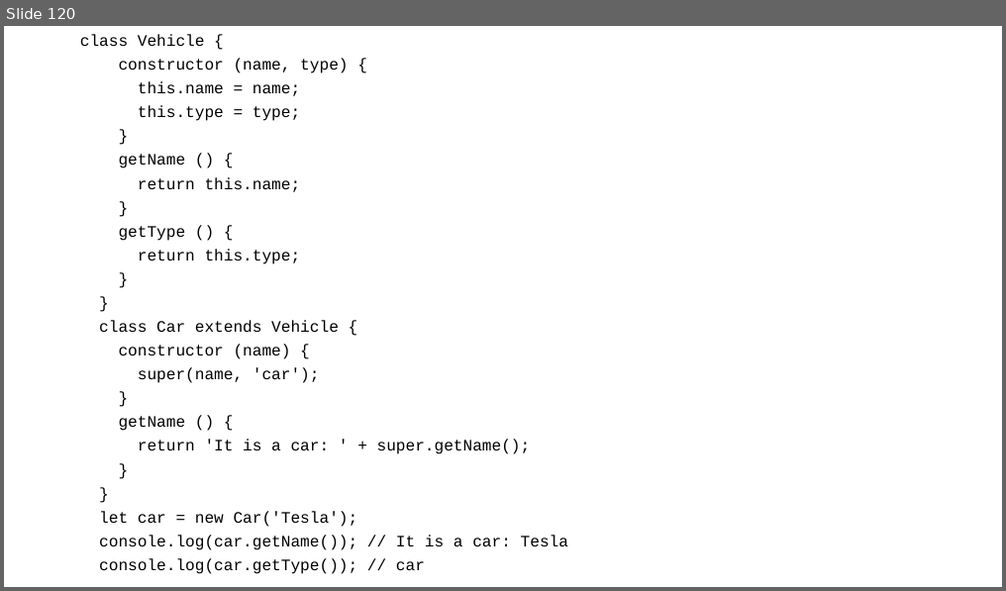
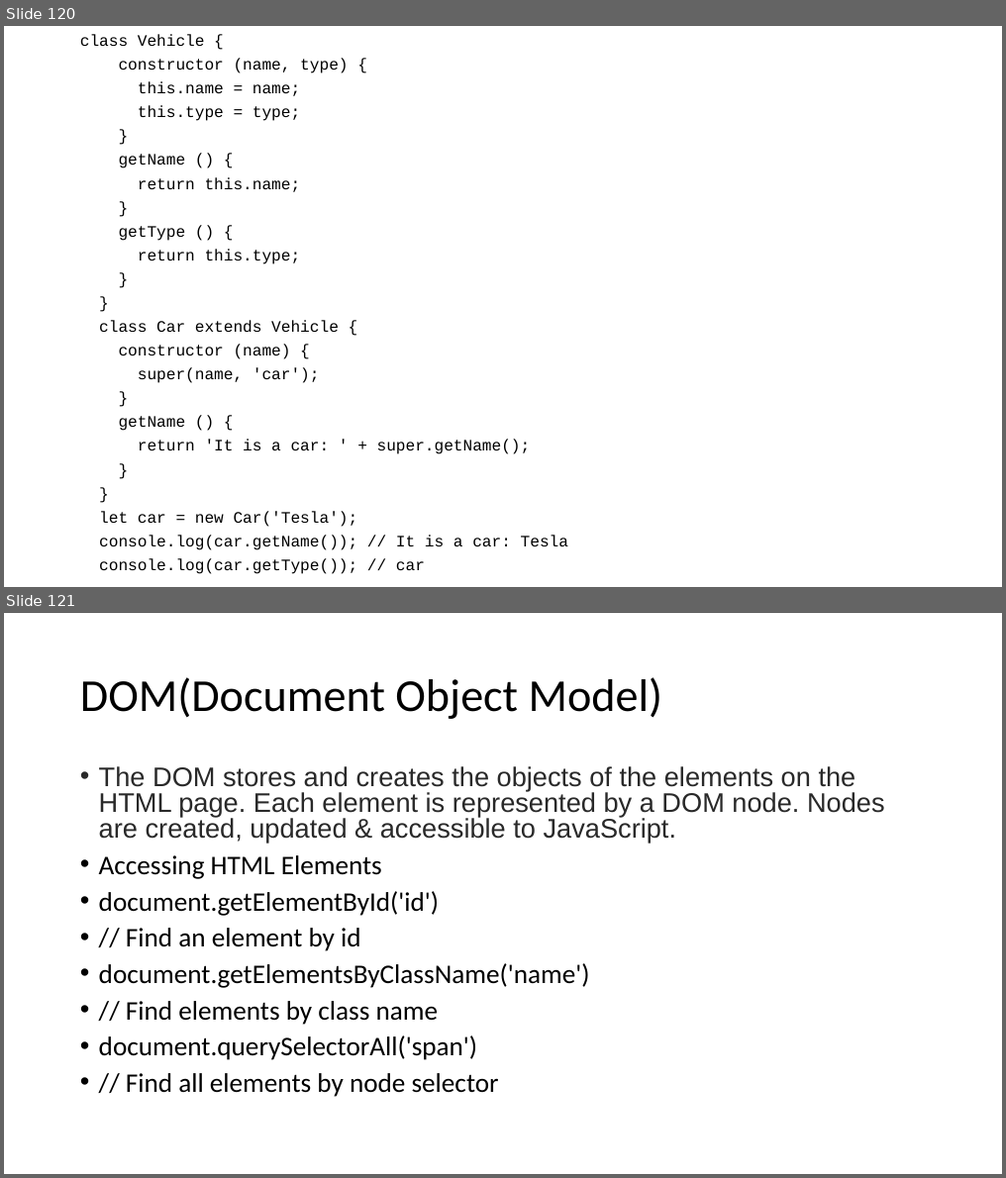
Before and after one commit to smishra1000/full_stack_react_node, a slide deck: frontend/notes.pptx. Shown one above the other, each under a label of ours: slide 120 before the commit, slides 120 and 121 after it. The pictures are 1006x591 and 1006x1178 pixels, drawn with LibreOffice and Linux fonts; fonts in the diff are those of the drawing. Boxes give left, top, right and bottom in pixels: in the first picture for what was removed or moved away, otherwise in the second. Text is boxed around its words. In the diff, an @@ line names an element or a change of style, - is before the commit and + after.

```diff
--- a/frontend/notes.pptx
+++ b/frontend/notes.pptx
@@ slide 121 added at box(4, 613, 1002, 1174), background #FFFFFF @@
@@ title added at box(80, 677, 663, 719), 44 pt, text #000000 @@
+DOM(Document Object Model)
@@ text added at box(99, 766, 885, 1097), 25.9 pt, text #000000 @@
+• The DOM stores and creates the objects of the elements on the HTML page. Each element is represented by a DOM node. Nodes are created, updated & accessible to JavaScript.
+• Accessing HTML Elements
+• document.getElementById('id')
+• // Find an element by id
+• document.getElementsByClassName('name')
+• // Find elements by class name
+• document.querySelectorAll('span')
+• // Find all elements by node selector
```
Also in this commit, not shown: 6 other slides added, 13 other files.
